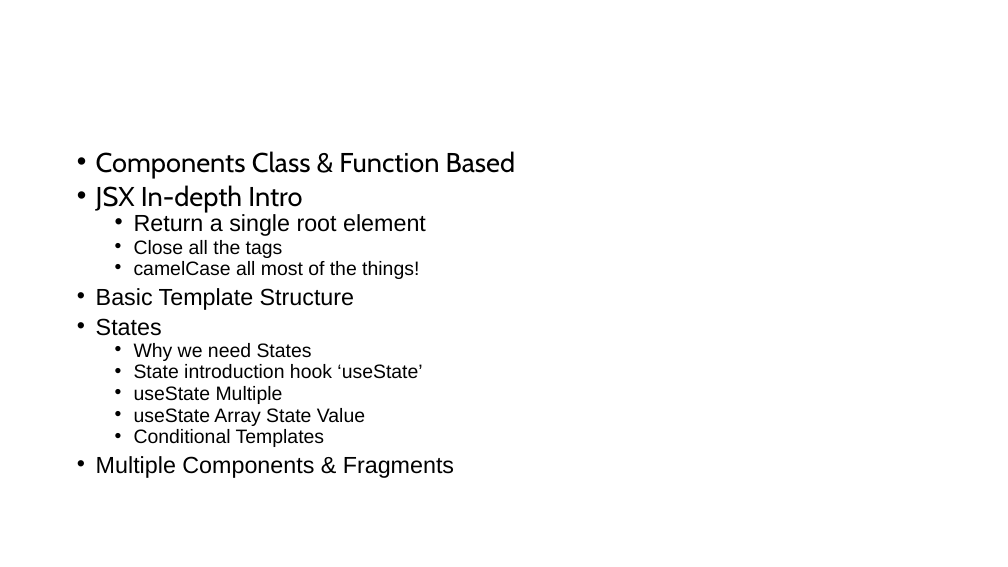
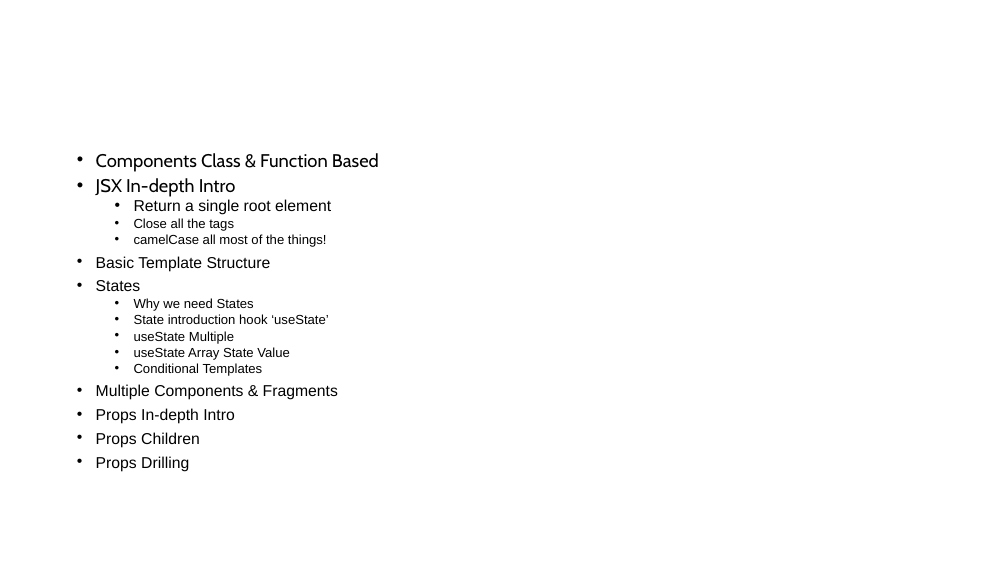
Before and after one commit to PiyushChaturvedii/Batch05, a slide deck: slide 4 of react/react.pptx. Drawn at 1008x567 pixels with LibreOffice and Linux fonts; fonts in the diff are those of the drawing. Boxes give left, top, right and bottom in pixels: in the first picture for what was removed or moved away, otherwise in the second. Text is boxed around its words. In the diff, an @@ line names an element or a change of style, - is before the commit and + after.

Commit message:
props

```diff
--- a/react/react.pptx
+++ b/react/react.pptx
@@ text at box(96, 153, 379, 400): size 25.9 to 17.5 pt in "Components Class & Function Based", "JSX In-depth Intro"; size 22.2 to 15 pt in "Return a single root element", "Basic Template Structure", "States", "Multiple Components & Fragments"; size 18.5 to 12.5 pt in "Close all the tags", "camelCase all most of the things!", "Why we need States", "State introduction hook ‘useState’" and 3 more places @@
@@ text at box(96, 408, 234, 472): paragraphs added @@
+• Props In-depth Intro
+• Props Children
+• Props Drilling
```
Also in this commit, not shown: 1 slide added, 22 other files.
